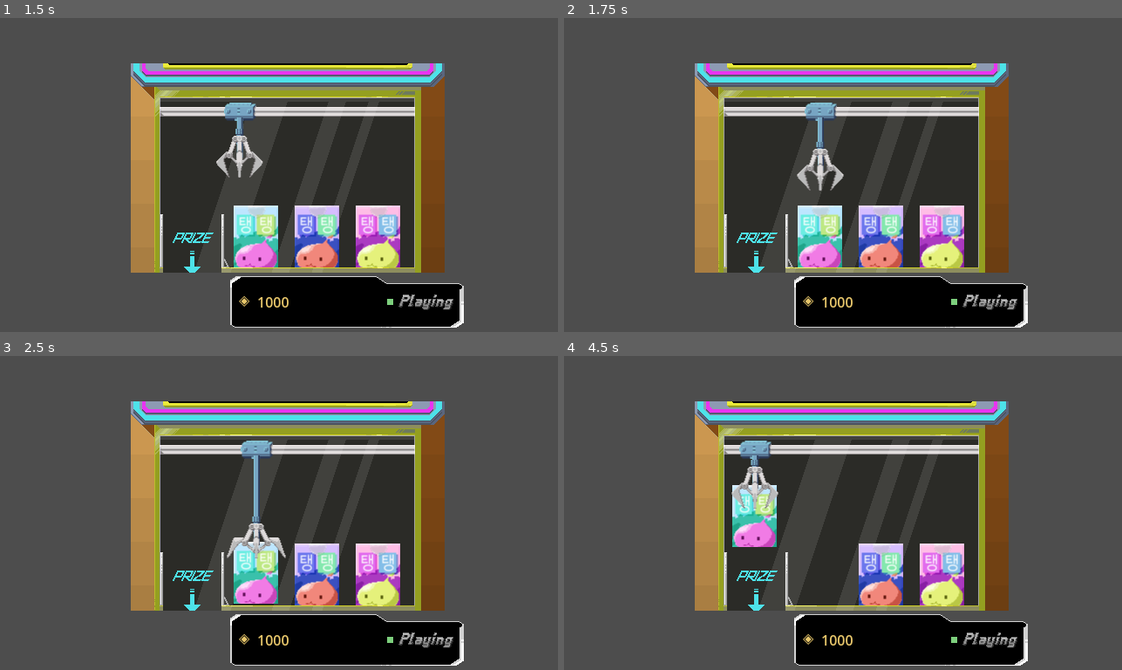
Above: before the commit, frames 1-4 (two rows, left to right).
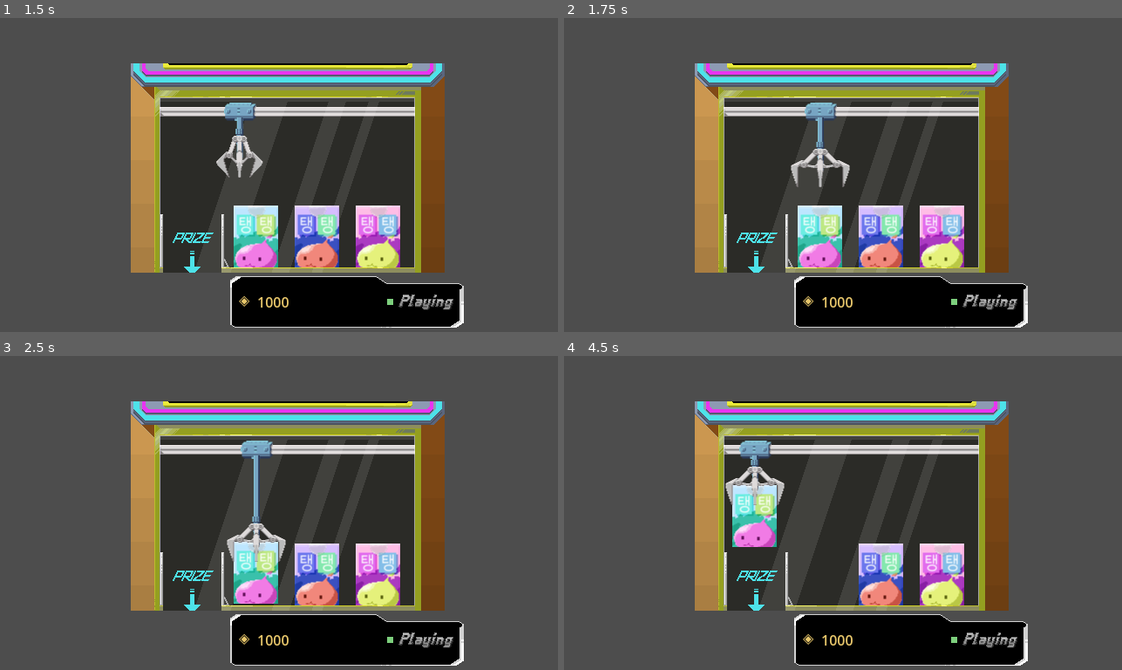
Above: after the commit, the same moments.

Repository: Sandy4j/crane_minigame
Game: Godot game, scene res://CraneMachine.tscn
The game is run twice, just before and just after one commit, with the same random seed, the same clock (stepped at 60 frames per second) and the same inputs.
Inputs:
- Up to frame 1 (1.5 s): click "START" at 0.5 s; tap Enter at 1.25 s; hold Right (right) from 1.28 s (still down); tap Space (grab) at 1.35 s
- Up to frame 2 (1.75 s): keep holding Right (right)
- Up to frame 3 (2.5 s): release Right (right) at 2.03 s; hold Left (left) from 2.03 s (still down); tap Space (grab) at 2.1 s
- Up to frame 4 (4.5 s): release Left (left) at 2.78 s; hold Right (right) 2.78-4.28 s; tap Space (grab) at 2.85, 3.6, 4.35 s; hold Left (left) from 4.28 s (still down)

Frame 1 is identical in both runs. In frame 2, 0.6% of the frame differs, in the area x 40-52%, y 42-55%; in frame 3, 0.5%; in frame 4, 0.6%.

Commit message:
fix: pop up button and animation

Diff:
--- a/CraneMachine.tscn
+++ b/CraneMachine.tscn
@@ -33,7 +33,7 @@
 }],
 "loop": false,
 "name": &"ClawGrab",
-"speed": 5.0
+"speed": 20.0
 }, {
 "frames": [{
 "duration": 1.0,
@@ -56,7 +56,7 @@
 }, {
 "frames": [{
 "duration": 1.0,
-"texture": ExtResource("11_1cldk")
+"texture": ExtResource("10_td1wy")
 }, {
 "duration": 1.0,
 "texture": ExtResource("9_ydaeg")
--- a/Scripts/CraneMachine.gd
+++ b/Scripts/CraneMachine.gd
@@ -30,7 +30,7 @@
 	train.can_move = false
 
 	aurum_changed.emit(aurum)
-	popup.open(session_cost, aurum)
+	popup.open(session_cost, aurum, is_empty)
 
 
 ## Aktivasi sesi: potong aurum, set state aktif, emit signal
@@ -62,7 +62,10 @@
 	_check_boxes()
 
 	if is_empty:
-		popup.open(session_cost, aurum)
+		popup.open(session_cost, aurum, is_empty)
+	elif aurum < session_cost:
+		session_failed_no_aurum.emit()
+		popup.open(session_cost, aurum, is_empty)
 	else:
 		pending_session = true
 		train.can_move = true
@@ -76,7 +79,7 @@
 	if aurum < session_cost:
 		session_failed_no_aurum.emit()
 		popup.show_warning()
-		popup.open(session_cost, aurum)
+		popup.open(session_cost, aurum, is_empty)
 		pending_session = false
 		train.can_move = false
 		return
--- a/Scripts/CraneTrain.gd
+++ b/Scripts/CraneTrain.gd
@@ -61,7 +61,6 @@
 
 ## Reset state saat sesi selesai
 func _reset_after_session() -> void:
-	can_move = true
 	has_deducted_for_session = false
 	selected_index = -1
 	_return_to_drop_zone(true, func(): _refresh_box_targets())
--- a/UI/CraneMachinePopup.gd
+++ b/UI/CraneMachinePopup.gd
@@ -10,12 +10,12 @@
 	exit_button.pressed.connect(_on_exit_pressed)
 	visible = false
 
-func open(cost: int, current_aurum: int) -> void:
+func open(cost: int, current_aurum: int, machine_empty: bool = false) -> void:
 	cost_value.text = str(cost)
 	warning_label.visible = false
 
-	# Disable start button jika aurum tidak cukup
-	var can_play: bool = current_aurum >= cost
+	# Disable start button jika aurum tidak cukup atau mesin habis
+	var can_play: bool = current_aurum >= cost and not machine_empty
 	start_button.modulate.a = 1.0 if can_play else 0.45
 	start_button.disabled = not can_play
 
